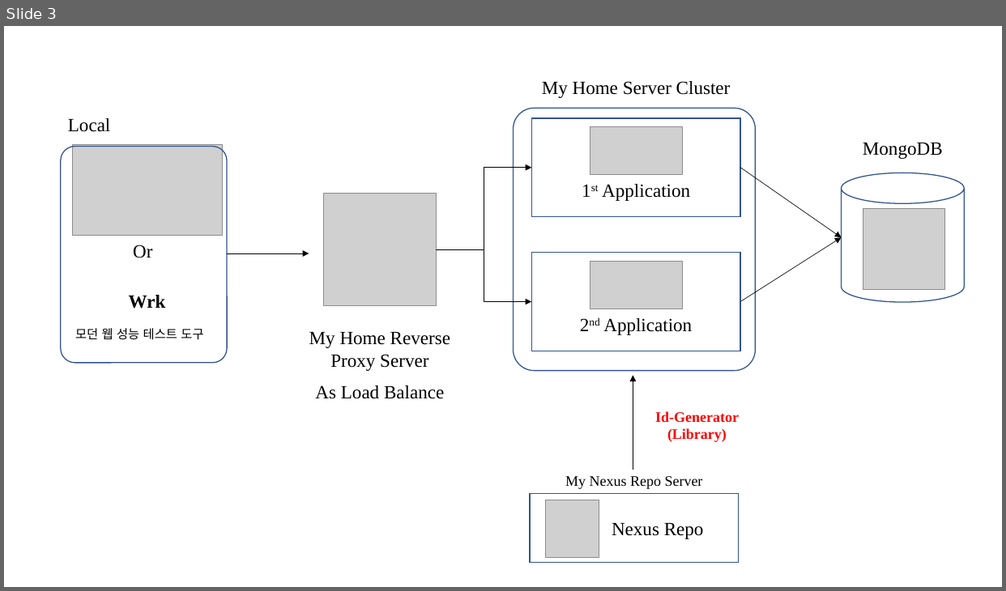
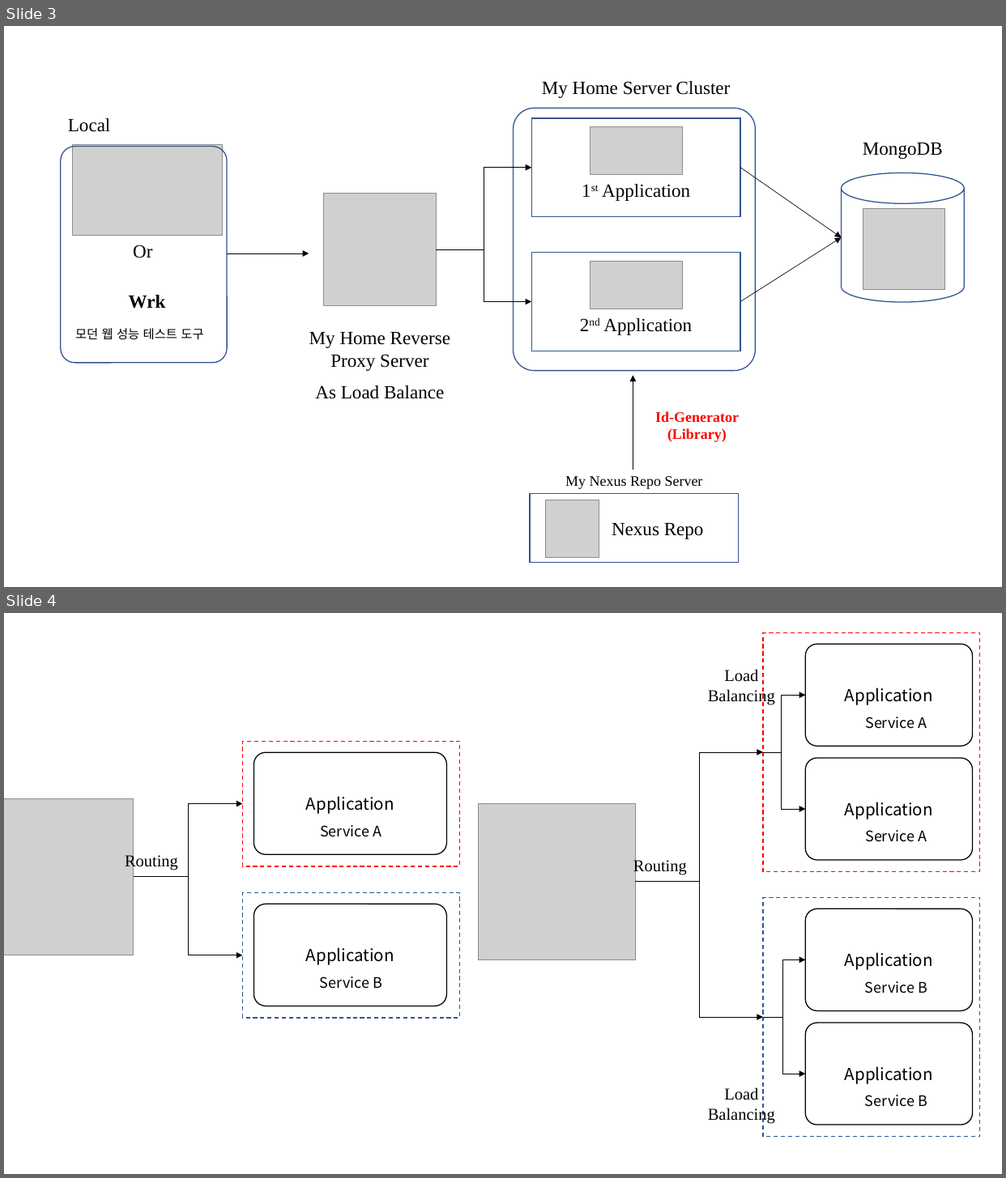
Before and after one commit to taehyuklee/BackEndDevelopment, a slide deck: study/7.IdGenerator/Study PPT.pptx. Shown one above the other, each under a label of ours: slide 3 before the commit, slides 3 and 4 after it. The pictures are 1006x591 and 1006x1178 pixels, drawn with LibreOffice and Linux fonts; fonts in the diff are those of the drawing; grey boxes stand for pictures. Boxes give left, top, right and bottom in pixels: in the first picture for what was removed or moved away, otherwise in the second. Text is boxed around its words. In the diff, an @@ line names an element or a change of style, - is before the commit and + after.

```diff
--- a/study/7.IdGenerator/Study PPT.pptx
+++ b/study/7.IdGenerator/Study PPT.pptx
@@ slide 4 added at <box>4,613,1002,1174</box>, background #FFFFFF @@
@@ group added at <box>4,741,460,1018</box>: 3 texts, 2 rounded rectangles, 2 rectangles, 2 elbow arrows, 1 picture @@
+Application
+Service A
+Application
+Service B
+Routing
@@ group added at <box>479,632,980,1137</box>: 7 texts, 6 elbow arrows, 4 rounded rectangles, 2 rectangles, 1 picture @@
+Application
+Application
+Service A
+Service A
+Routing
+Application
+Application
+Service B
+Service B
+Load Balancing
+Load Balancing
```
Also in this commit, not shown: 1 slide removed.
